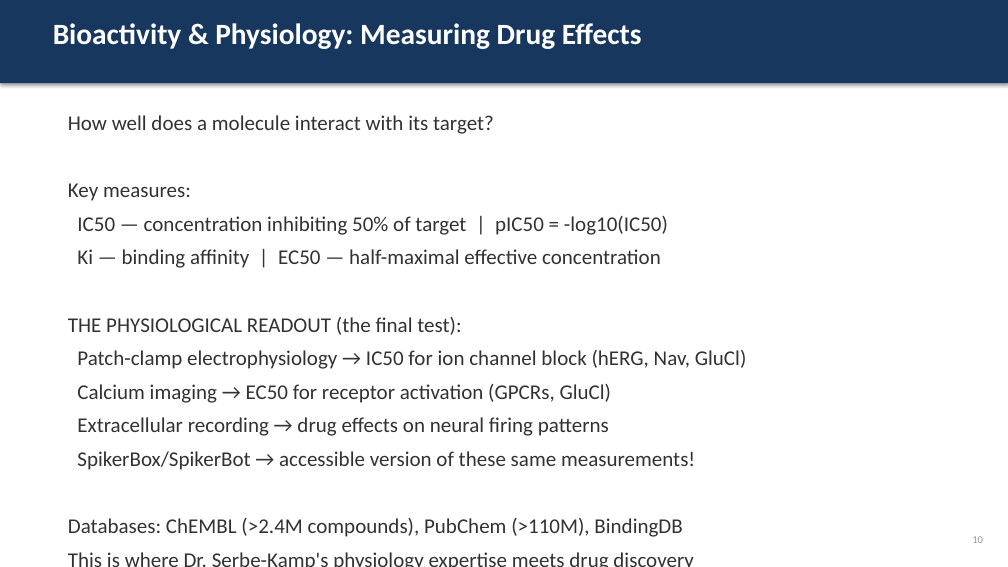
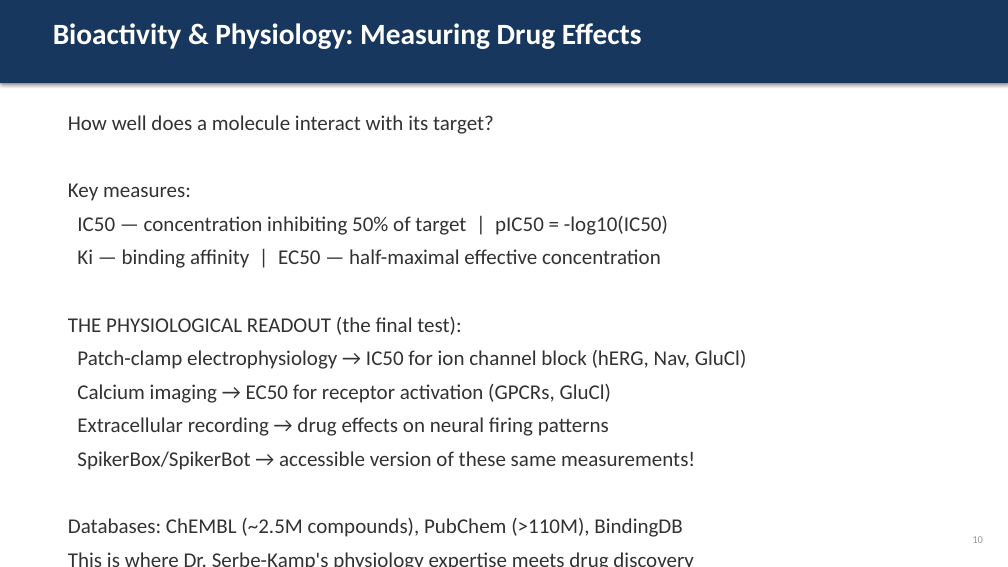
Before and after one commit to officialprateekmethwani-coder/AI-Drug-Discovery, a slide deck: slide 10 of day1_introduction/slides.pptx. Drawn at 1008x567 pixels with LibreOffice and Linux fonts; fonts in the diff are those of the drawing. Boxes give left, top, right and bottom in pixels: in the first picture for what was removed or moved away, otherwise in the second. Text is boxed around its words. In the diff, an @@ line names an element or a change of style, - is before the commit and + after.

```diff
--- a/day1_introduction/slides.pptx
+++ b/day1_introduction/slides.pptx
@@ text at <box>68,518,682,537</box>: text changed @@
-Databases: ChEMBL (>2.4M compounds), PubChem (>110M), BindingDB
+Databases: ChEMBL (~2.5M compounds), PubChem (>110M), BindingDB
```
Also in this commit, not shown: 2 other slides changed, 5 other files.
